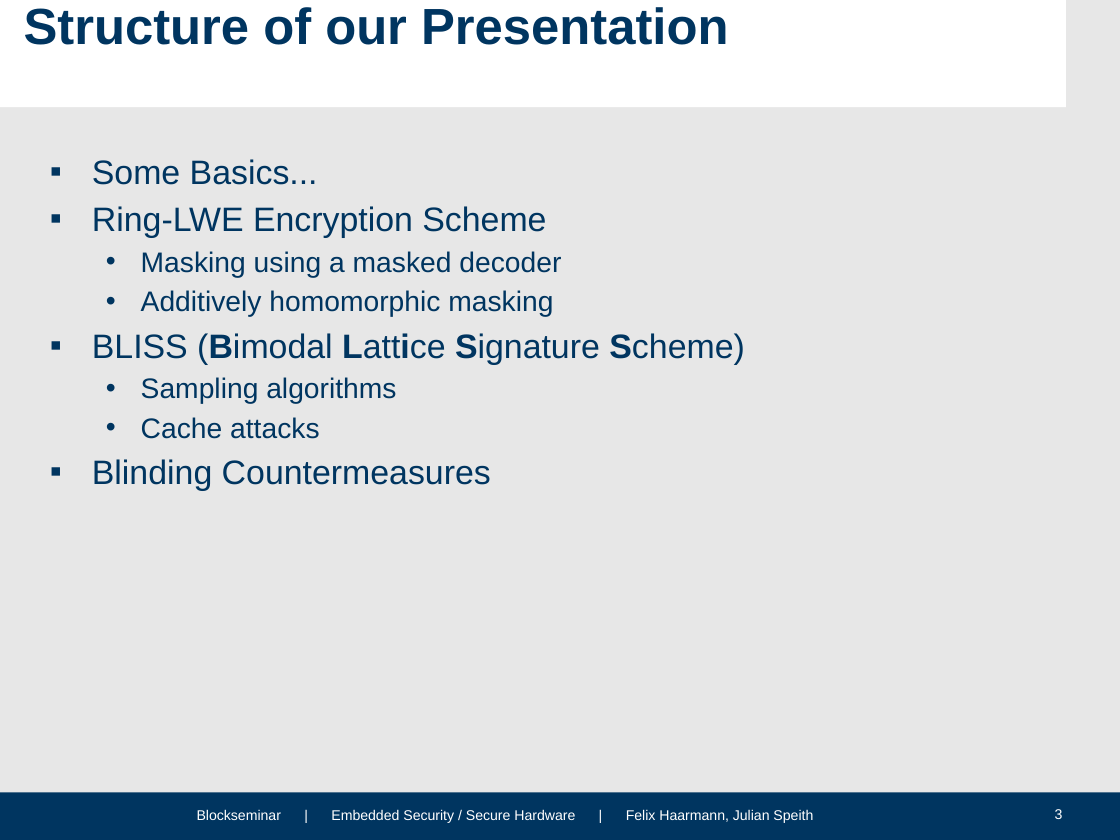
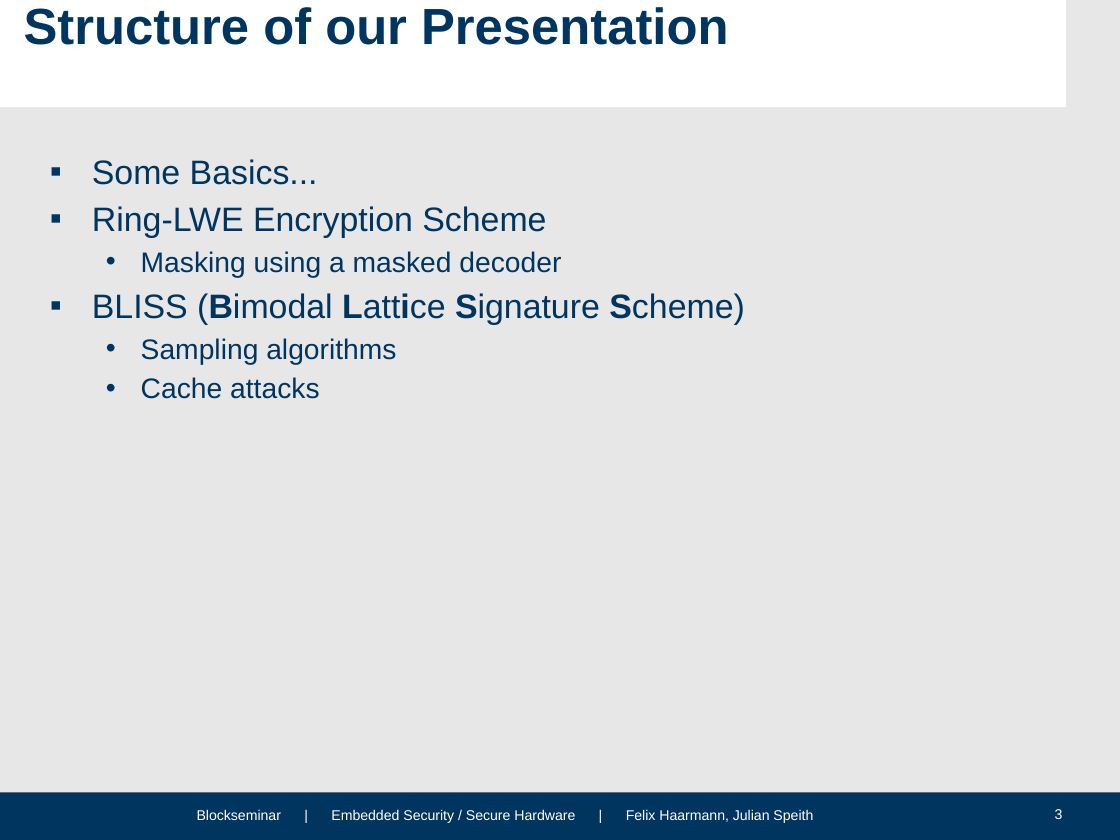
Before and after one commit to HFelixA/emsecseminar, a slide deck: slide 3 of presentation/Julian.pptx. Drawn at 1120x840 pixels with LibreOffice and Linux fonts; fonts in the diff are those of the drawing; background and template pictures are left out. Boxes give left, top, right and bottom in pixels: in the first picture for what was removed or moved away, otherwise in the second. Text is boxed around its words. In the diff, an @@ line names an element or a change of style, - is before the commit and + after.

```diff
--- a/presentation/Julian.pptx
+++ b/presentation/Julian.pptx
@@ text at <box>141,290,553,317</box>: paragraph removed @@
-  • Additively homomorphic masking
@@ text at <box>92,459,491,491</box>: paragraph removed @@
-▪ Blinding Countermeasures
```
Also in this commit, not shown: 3 slides removed.
